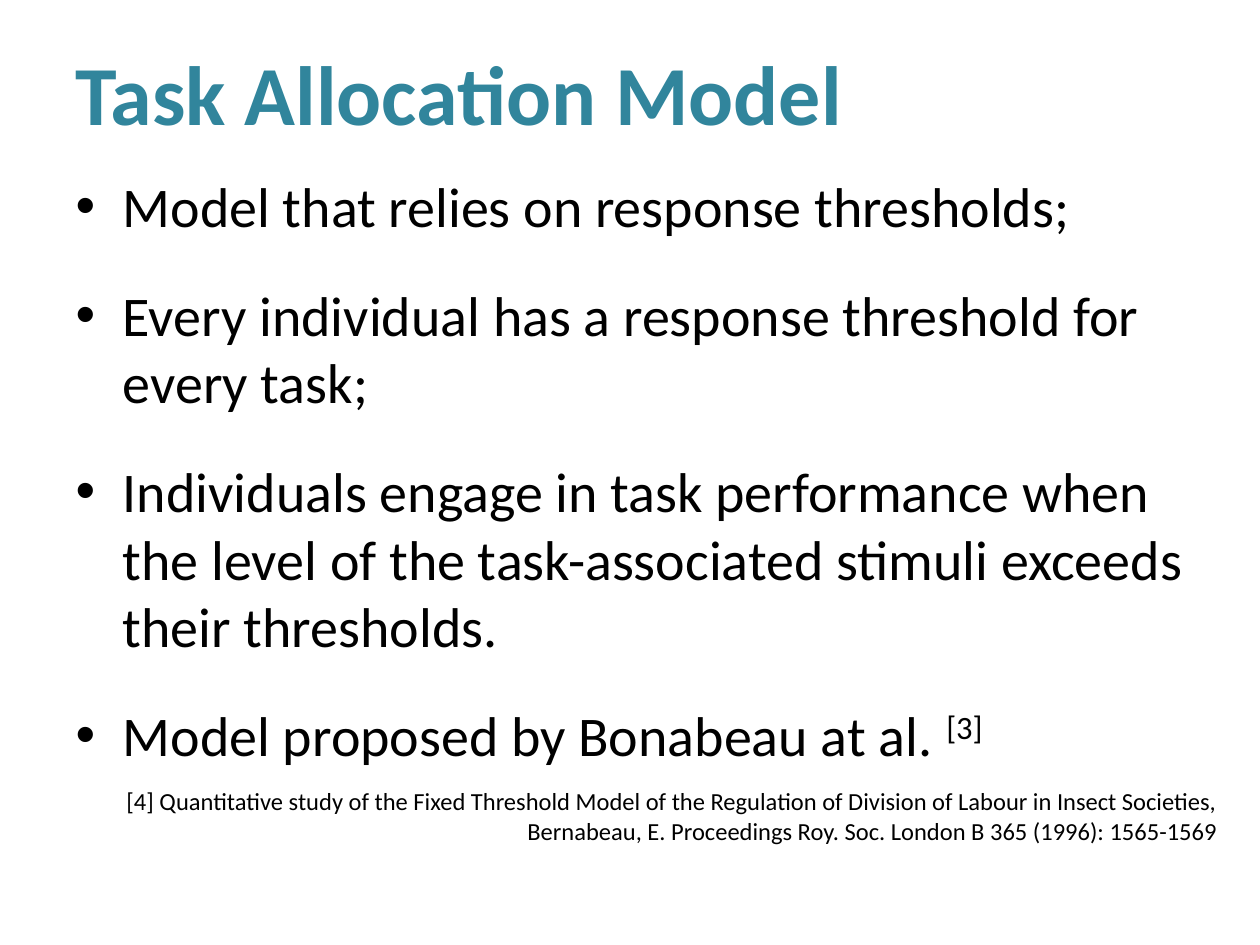
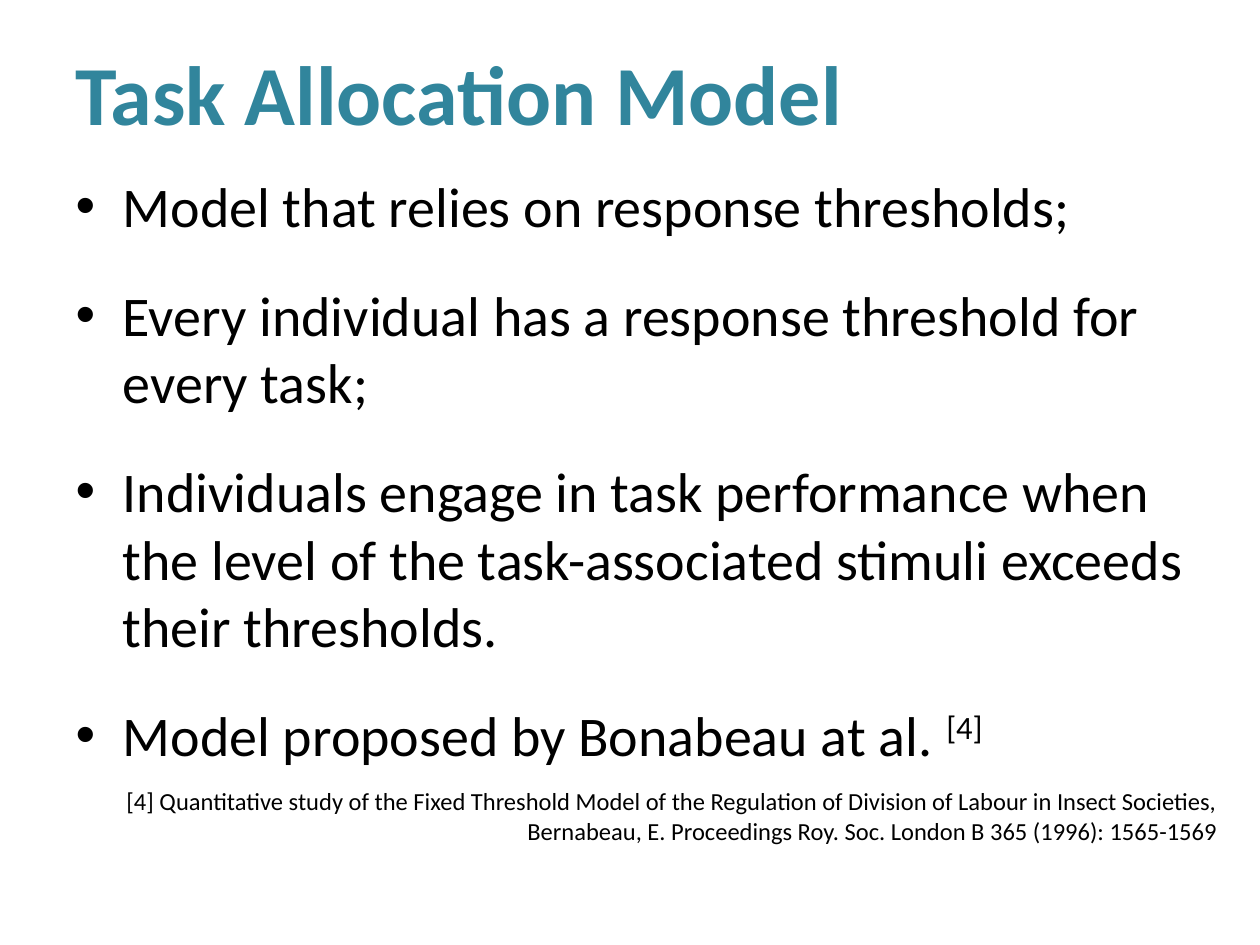
Before and after one commit to luiz-filipe/msc-project, a slide deck: slide 8 of presentation-june/Presentation.pptx. Drawn at 1260x945 pixels with LibreOffice and Linux fonts; fonts in the diff are those of the drawing; background and template pictures are left out. Boxes give left, top, right and bottom in pixels: in the first picture for what was removed or moved away, otherwise in the second. Text is boxed around its words. In the diff, an @@ line names an element or a change of style, - is before the commit and + after.

```diff
--- a/presentation-june/Presentation.pptx
+++ b/presentation-june/Presentation.pptx
@@ text at (123, 715, 982, 765): text changed @@
-• Model proposed by Bonabeau at al. [3]
+• Model proposed by Bonabeau at al. [4]
```
Also in this commit, not shown: 4 other slides changed, 1 slide added, 1 slide removed.
